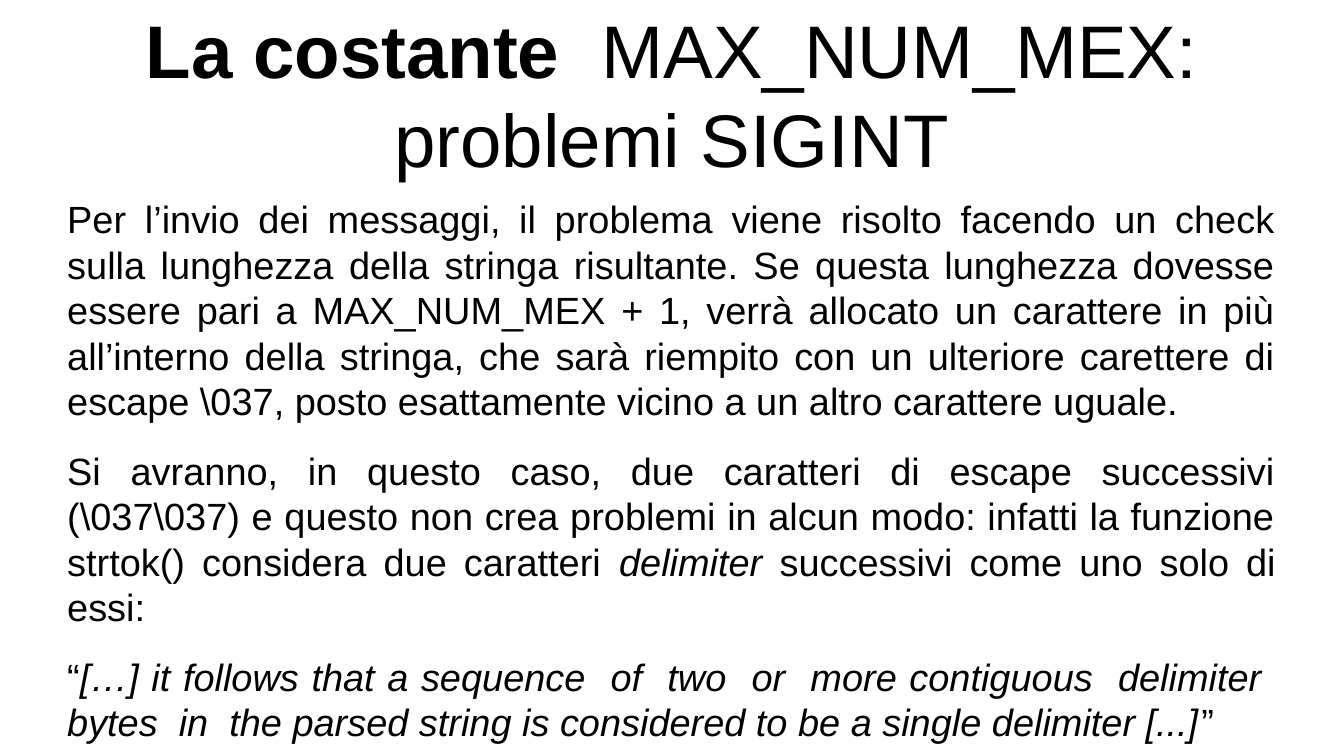
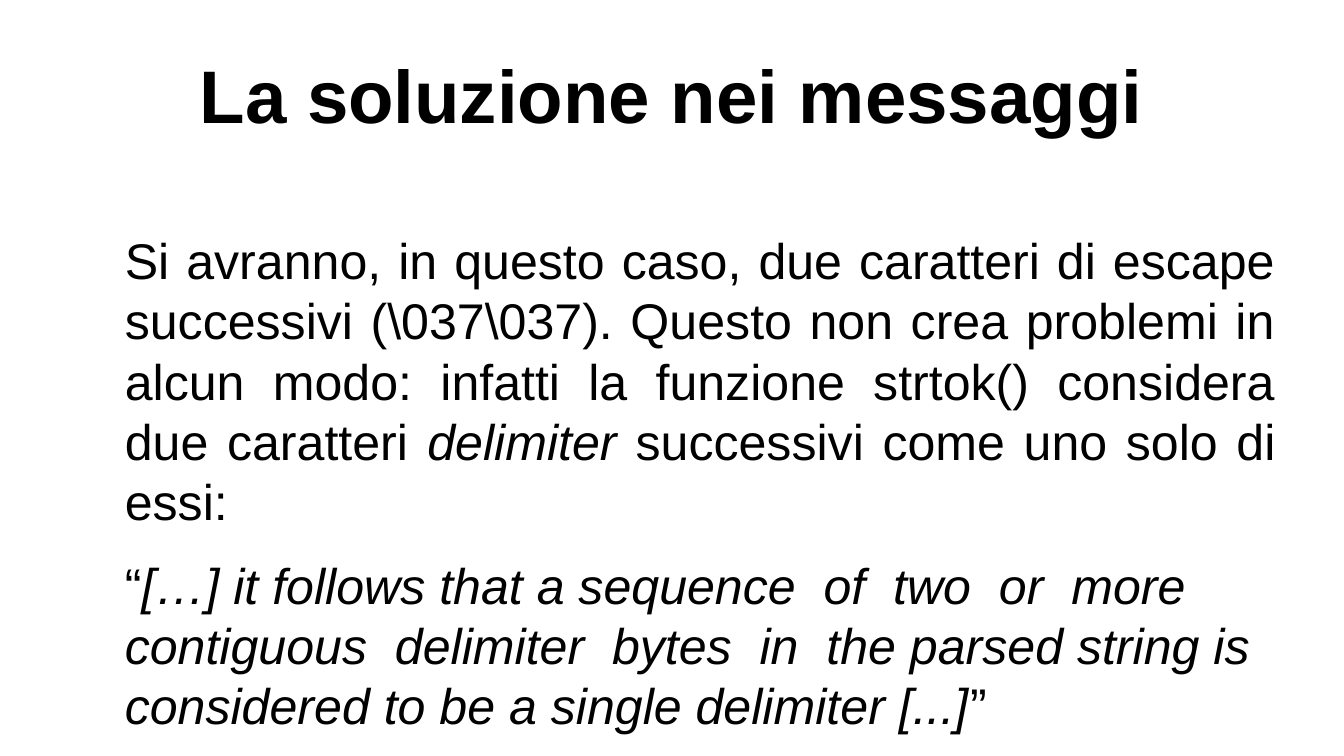
Before and after one commit to lucaMastro/progetto_SO, a slide deck: slide 19 of presentazione_progetto_SO.odp (slide 12 before the commit). Drawn at 1344x756 pixels with LibreOffice and Linux fonts; fonts in the diff are those of the drawing. Boxes give left, top, right and bottom in pixels: in the first picture for what was removed or moved away, otherwise in the second. Text is boxed around its words. In the diff, an @@ line names an element or a change of style, - is before the commit and + after.

```diff
--- a/presentazione_progetto_SO.odp
+++ b/presentazione_progetto_SO.odp
@@ title at (x1=200, y1=69, x2=1142, y2=137): text changed; bold on @@
-La costante MAX_NUM_MEX: problemi SIGINT
+La soluzione nei messaggi
@@ text "Si avranno, in questo caso, ..." moved from (x1=67, y1=205, x2=1276, y2=744) to (x1=125, y1=242, x2=1275, y2=734) @@
@@ text at (x1=125, y1=242, x2=1275, y2=521): text changed; size 22.4 to 29.6 pt @@
-Per l’invio dei messaggi, il problema viene risolto facendo un check sulla lunghezza della stringa risultante. Se questa lunghezza dovesse essere pari a MAX_NUM_MEX + 1, verrà allocato un carattere in più all’interno della stringa, che sarà riempito con un ulteriore carettere di escape \037, posto esattamente vicino a un altro carattere uguale.
-Si avranno, in questo caso, due caratteri di escape successivi (\037\037) e questo non crea problemi in alcun modo: infatti la funzione strtok() considera due caratteri delimiter successivi come uno solo di essi:
+Si avranno, in questo caso, due caratteri di escape successivi (\037\037). Questo non crea problemi in alcun modo: infatti la funzione strtok() considera due caratteri delimiter successivi come uno solo di essi:
@@ text at (x1=125, y1=567, x2=1249, y2=734): size 22.4 to 29.6 pt in "“[…] it follows that a sequence of ..."; alignment justified to left; indent changed @@
```
Also in this commit, not shown: 8 other slides changed, 11 slides added, 1 slide removed.
